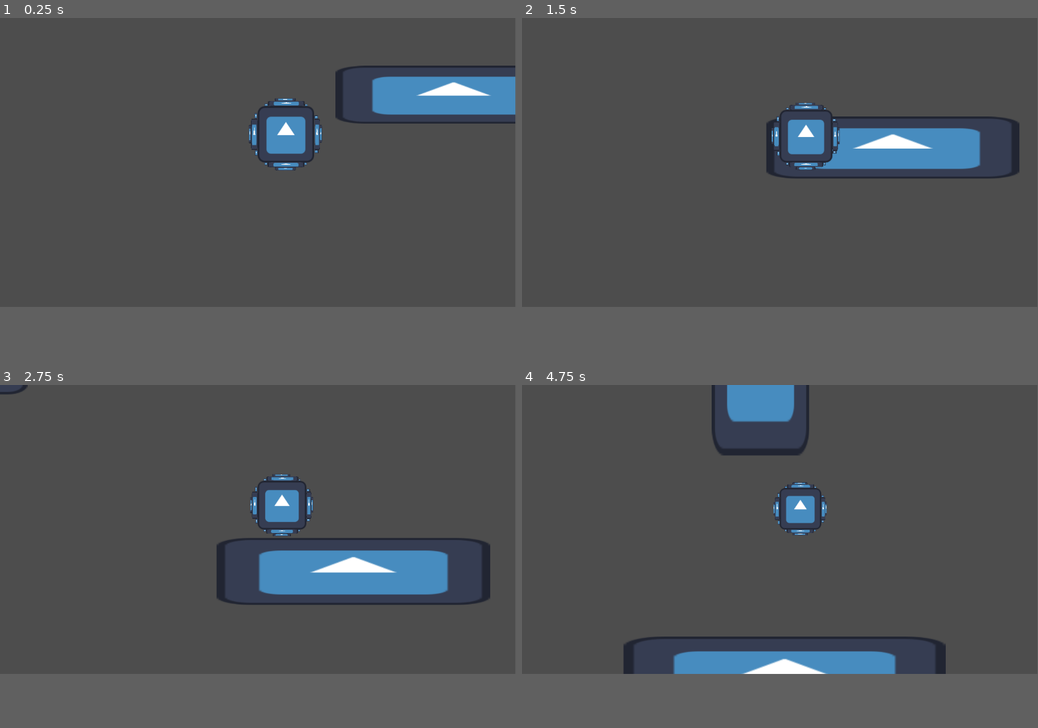
Above: before the commit, frames 1-4 (two rows, left to right).
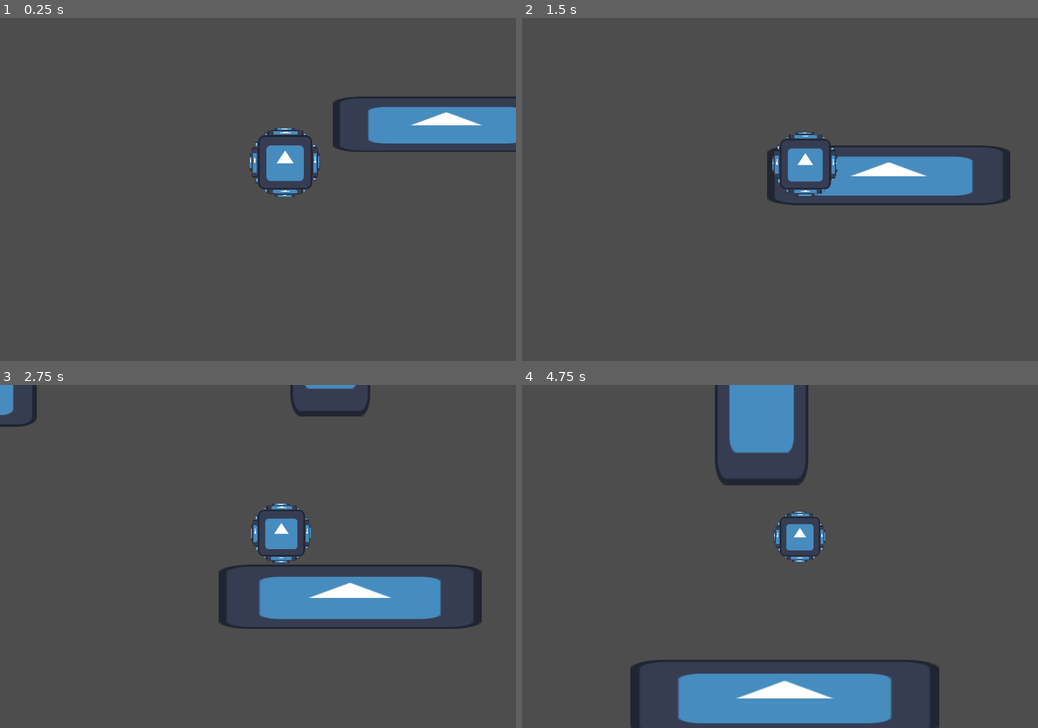
Above: after the commit, the same moments.

Repository: Cax36940/Global-Game-Jam-2025
Game: Godot game, scene res://main.tscn
Same seed, same stepped clock (60 frames per second), same inputs: the game is played once before the commit and once after it. The engine's default icon, where the game draws it, is replaced by a stand-in: a white triangle on a blue panel in a dark square.
Inputs:
- Up to frame 1 (0.25 s): no input
- Up to frame 2 (1.5 s): hold Right (ui_right) 0.53-1.28 s; hold Left (ui_left) from 1.28 s (still down)
- Up to frame 3 (2.75 s): release Left (ui_left) at 2.03 s; hold Right (ui_right) from 2.03 s (still down)
- Up to frame 4 (4.75 s): release Right (ui_right) at 3.53 s; hold Left (ui_left) from 3.53 s (still down)
In our replay, the window is 799x449 before the commit and 800x533 after it. These sizes can differ from the game's own. Grey fills any space a smaller window leaves; there, only what the larger window draws over its background counts as a difference.

The runs differ from the first frame. In frame 1, 7.7% of the frame differs, in the area x 48-100%, y 13-53%; in frame 2, 7.8%; in frame 3, 9.5%; in frame 4, 14%, in the area x 19-83%, y 0-100%.

Commit message:
Added basic menu upgrade template

Diff:
--- /dev/null
+++ b/UI/main_menu.gd
@@ -0,0 +1,32 @@
+extends Control
+
+var health = {
+	base_cost = 10,
+	base_value = 1.0,
+	lvl = 0,
+	cost = 10,
+	value = 1.0
+}
+
+
+func upgrade_health():
+	health.lvl += 1
+	health.cost = health.base_cost * (health.lvl + 1)
+	health.value = health.base_value * (health.lvl / 2.0 + 1.0)
+	$HealthUpgradeButton.set_upgrade_gfx(health.cost, health.lvl, health.value)
+
+
+func _ready() -> void:
+	# if implementing saves, load upgrade values
+	health.lvl = 0
+	health.cost = health.base_cost
+	health.value = health.base_value
+	$HealthUpgradeButton.set_upgrade_gfx(health.cost, health.lvl, health.value)
+
+
+func _on_quit_button_pressed() -> void:
+	get_tree().quit()
+
+
+func _on_health_upgrade_button_pressed() -> void:
+	upgrade_health()
--- /dev/null
+++ b/UI/main_menu.tscn
@@ -0,0 +1,79 @@
+[gd_scene load_steps=4 format=3 uid="uid://cn0uxrgx4pdie"]
+
+[ext_resource type="Script" path="res://UI/main_menu.gd" id="1_vl84j"]
+[ext_resource type="Texture2D" uid="uid://b5q0xbhlk14tx" path="res://UI/ressources/exit.png" id="2_hnf4a"]
+[ext_resource type="Script" path="res://UI/upgrade_button.gd" id="3_frgtn"]
+
+[node name="MainUI" type="Control"]
+layout_mode = 3
+anchors_preset = 15
+anchor_right = 1.0
+anchor_bottom = 1.0
+grow_horizontal = 2
+grow_vertical = 2
+script = ExtResource("1_vl84j")
+
+[node name="GameTitle" type="Label" parent="."]
+layout_mode = 1
+anchors_preset = 5
+anchor_left = 0.5
+anchor_right = 0.5
+offset_left = -345.0
+offset_top = 19.0
+offset_right = 345.0
+offset_bottom = 102.0
+grow_horizontal = 2
+theme_override_colors/font_color = Color(0.462745, 0.882353, 0.937255, 1)
+theme_override_font_sizes/font_size = 60
+text = "Bubble"
+horizontal_alignment = 1
+vertical_alignment = 1
+
+[node name="QuitButton" type="Button" parent="."]
+layout_mode = 1
+offset_left = 5.0
+offset_top = 5.0
+offset_right = 82.0
+offset_bottom = 82.0
+icon = ExtResource("2_hnf4a")
+flat = true
+expand_icon = true
+
+[node name="HealthUpgradeButton" type="Button" parent="."]
+layout_mode = 0
+offset_left = 66.0
+offset_top = 486.0
+offset_right = 194.0
+offset_bottom = 614.0
+script = ExtResource("3_frgtn")
+
+[node name="VBoxContainer" type="VBoxContainer" parent="HealthUpgradeButton"]
+layout_mode = 1
+anchors_preset = 15
+anchor_right = 1.0
+anchor_bottom = 1.0
+offset_left = 3.0
+offset_top = 3.0
+offset_right = -3.0
+offset_bottom = -3.0
+grow_horizontal = 2
+grow_vertical = 2
+
+[node name="Name" type="Label" parent="HealthUpgradeButton/VBoxContainer"]
+layout_mode = 2
+text = "Vie"
+
+[node name="Level" type="Label" parent="HealthUpgradeButton/VBoxContainer"]
+layout_mode = 2
+text = "Niveau 0"
+
+[node name="Cost" type="Label" parent="HealthUpgradeButton/VBoxContainer"]
+layout_mode = 2
+text = "Prix : 999 NaCl"
+
+[node name="Value" type="Label" parent="HealthUpgradeButton/VBoxContainer"]
+layout_mode = 2
+text = "Valeur : 420.69"
+
+[connection signal="pressed" from="QuitButton" to="." method="_on_quit_button_pressed"]
+[connection signal="pressed" from="HealthUpgradeButton" to="." method="_on_health_upgrade_button_pressed"]
--- /dev/null
+++ b/UI/upgrade_button.gd
@@ -0,0 +1,8 @@
+extends Button
+
+# this script only deals with the visuals of the ugrade button
+
+func set_upgrade_gfx(cost: int, lvl: int, value: float):
+	$VBoxContainer/Cost.text = "Prix : " + str(cost) + " NaCl"
+	$VBoxContainer/Level.text = "Niveau " + str(lvl)
+	$VBoxContainer/Value.text = "Valeur " + str(value)
--- a/project.godot
+++ b/project.godot
@@ -15,6 +15,13 @@
 config/features=PackedStringArray("4.3", "Forward Plus")
 config/icon="res://icon.svg"
 
+[display]
+
+window/size/viewport_width=1200
+window/size/viewport_height=800
+window/stretch/mode="canvas_items"
+window/stretch/aspect="expand"
+
 [dotnet]
 
 project/assembly_name="GGJ2025"
Binary file added: UI/ressources/exit.png
Not shown, added: UI/ressources/exit.png.import
Binary file added: UI/ressources/wrench.png
Not shown, added: UI/ressources/wrench.png.import
Not shown: 1 places in main.tscn that only renumber resources
